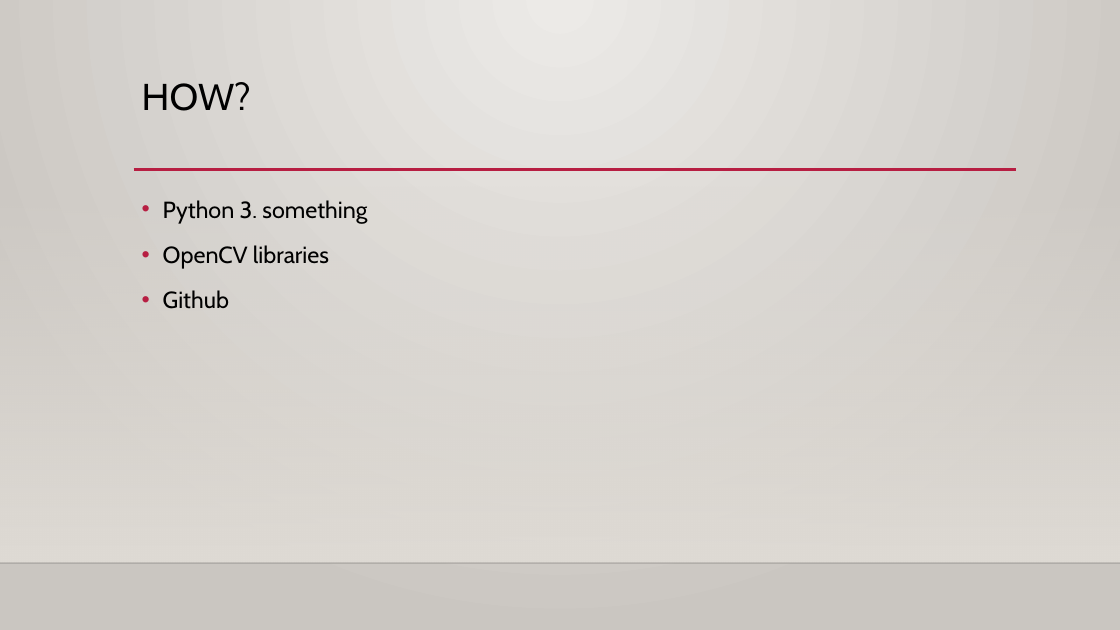
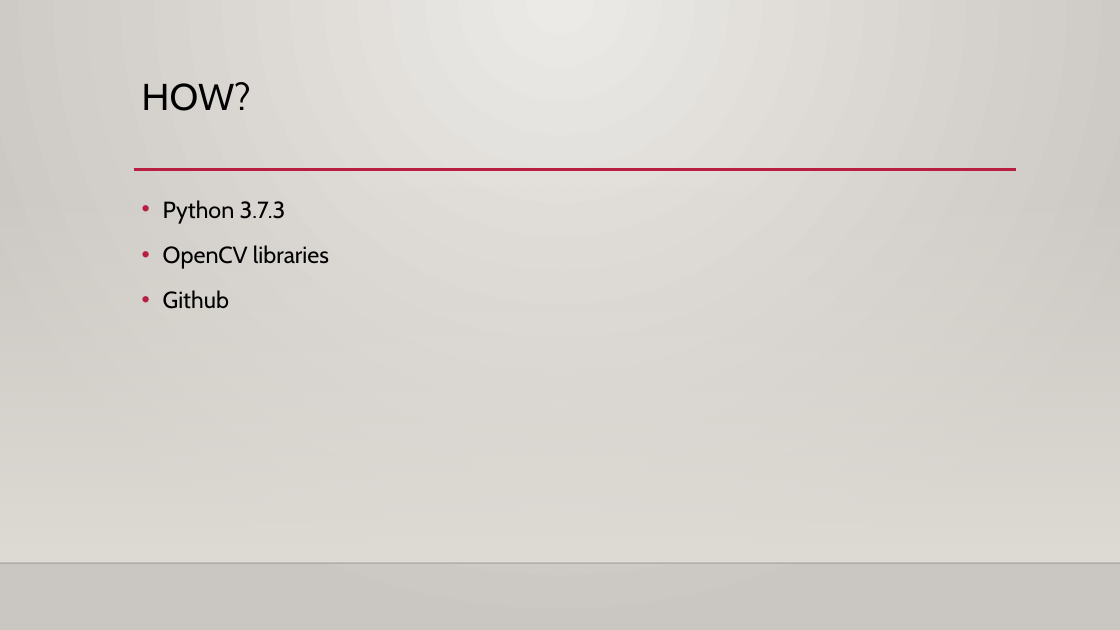
Before and after one commit to timothythiecke/ComputerVisieProject, a slide deck: slide 5 of Presentation/presentation.pptx. Drawn at 1120x630 pixels with LibreOffice and Linux fonts; fonts in the diff are those of the drawing; background and template pictures are left out. Boxes give left, top, right and bottom in pixels: in the first picture for what was removed or moved away, otherwise in the second. Text is boxed around its words. In the diff, an @@ line names an element or a change of style, - is before the commit and + after.

```diff
--- a/Presentation/presentation.pptx
+++ b/Presentation/presentation.pptx
@@ text at [163, 200, 286, 224]: text changed @@
-• Python 3. something
+• Python 3.7.3
```
Also in this commit, not shown: 3 other slides changed, 11 slides added, 6 slides removed.
